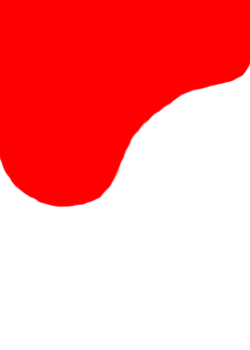
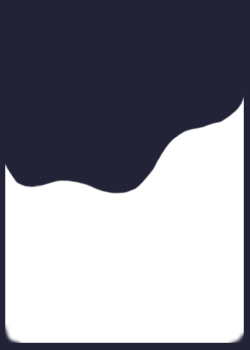
Before/after of a 250x350 layered artwork. What changed in the layer stack:
added layer "Retângulo 1" above "Camada 2" over [0, 0, 250, 350]
painted on "Camada 2" over [0, 0, 250, 208]
